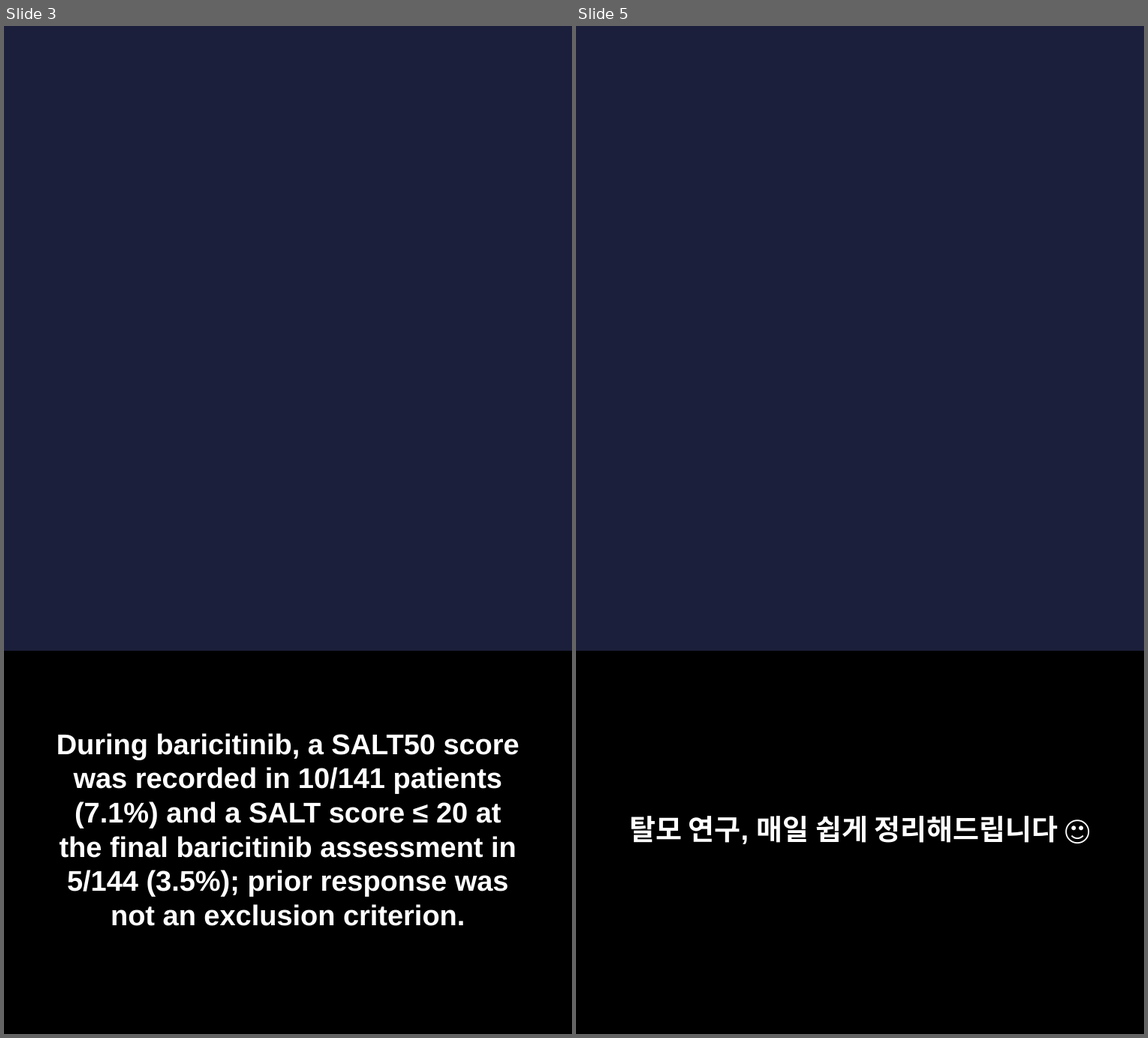
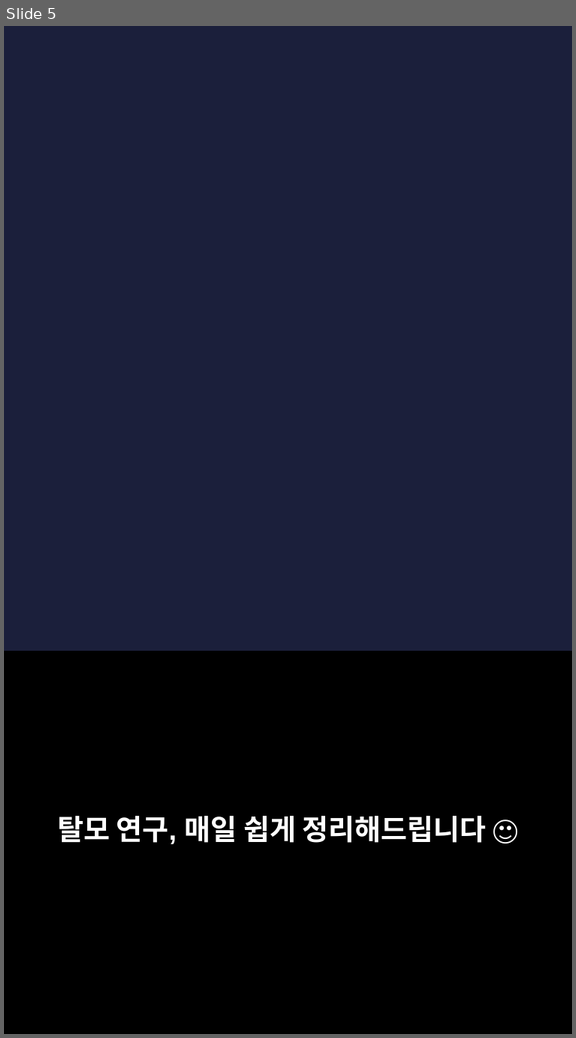
Before and after one commit to hyokang2010-BJ-ANTH/product-builder-test, a slide deck: pwa/data/latest/slides.pptx. Shown side by side, each under a label of ours: slides 3 and 5 before the commit, slide 5 after it; the slides between them are not shown. The pictures are 1148x1038 and 576x1038 pixels, drawn with LibreOffice and Linux fonts; fonts in the diff are those of the drawing; background and template pictures are left out. Boxes give left, top, right and bottom in pixels: in the first picture for what was removed or moved away, otherwise in the second. Text is boxed around its words. In the diff, an @@ line names an element or a change of style, - is before the commit and + after.

```diff
--- a/pwa/data/latest/slides.pptx
+++ b/pwa/data/latest/slides.pptx
@@ slide 3 removed at [4,26,572,1034], background picture (left out) @@
@@ rectangle removed at [4,652,572,1034] @@
@@ text removed at [56,733,519,926] @@
-During baricitinib, a SALT50 score was recorded in 10/141 patients (7.1%) and a SALT score ≤ 20 at the final baricitinib assessment in 5/144 (3.5%); prior response was not an exclusion criterion.
```
Also in this commit, not shown: 6 slides changed, 2 slides added, 1 other slide removed, 26 other files.
